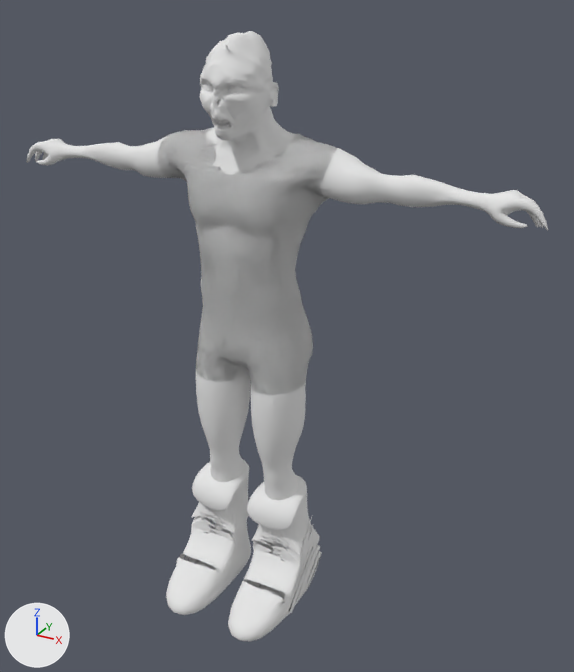
Two versions of the Blender file blender/model_OrcArcher/model_OrcArcher.blend, one commit apart.
Camera for both pictures: a 50 mm camera at (0.998, -1.598, 0.853) aimed at (0.101, 0.032, 0.038). The lights are fixed; the arrows at lower left show +X, +Y and +Z.

The first picture shows 'body', 'boot_left', 'boot_right'.
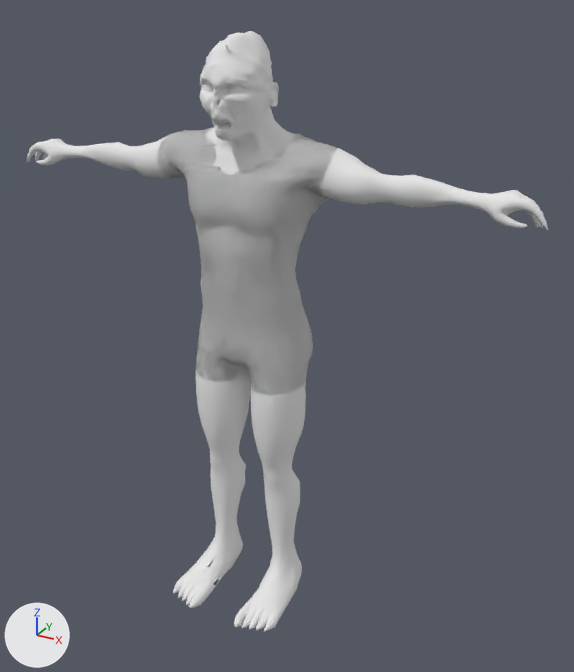
The change in detail:
Object 'boot_left' (ob_boot_left) is now hidden.
Object 'boot_right' (ob_boot_right) is now hidden.

Boxes (x1, y1, x2, y2) around the edits, measured in the pictures (574 x 672 px):
'boot_right', hidden: before (228, 475, 322, 641)
'boot_left', hidden: before (166, 459, 251, 615)
